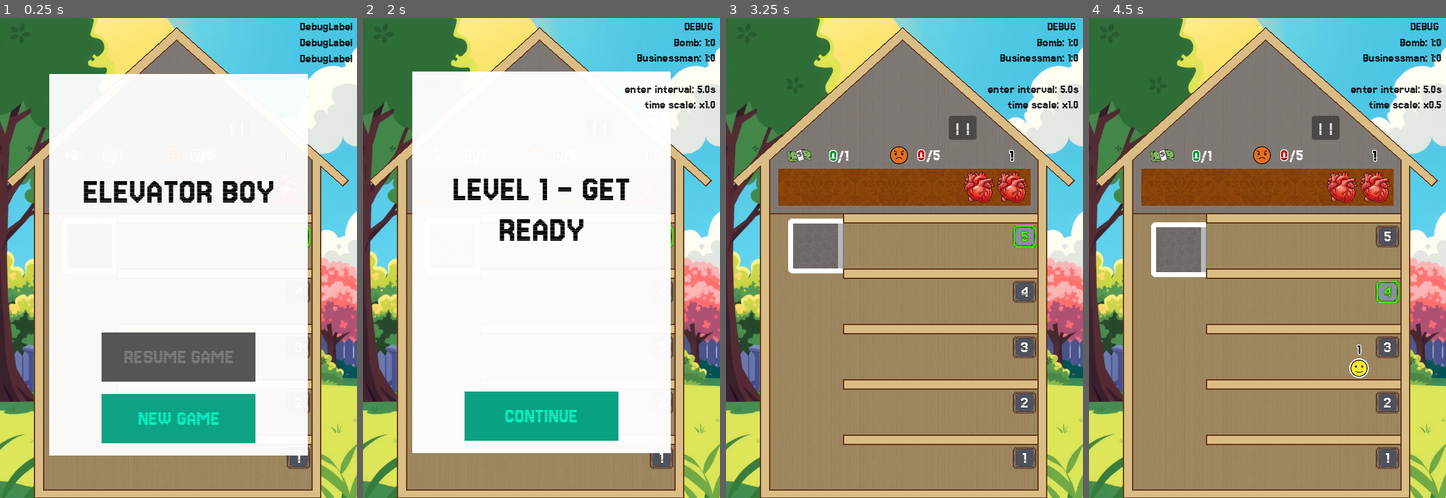
Above: before the commit, frames 1-4 (left to right).
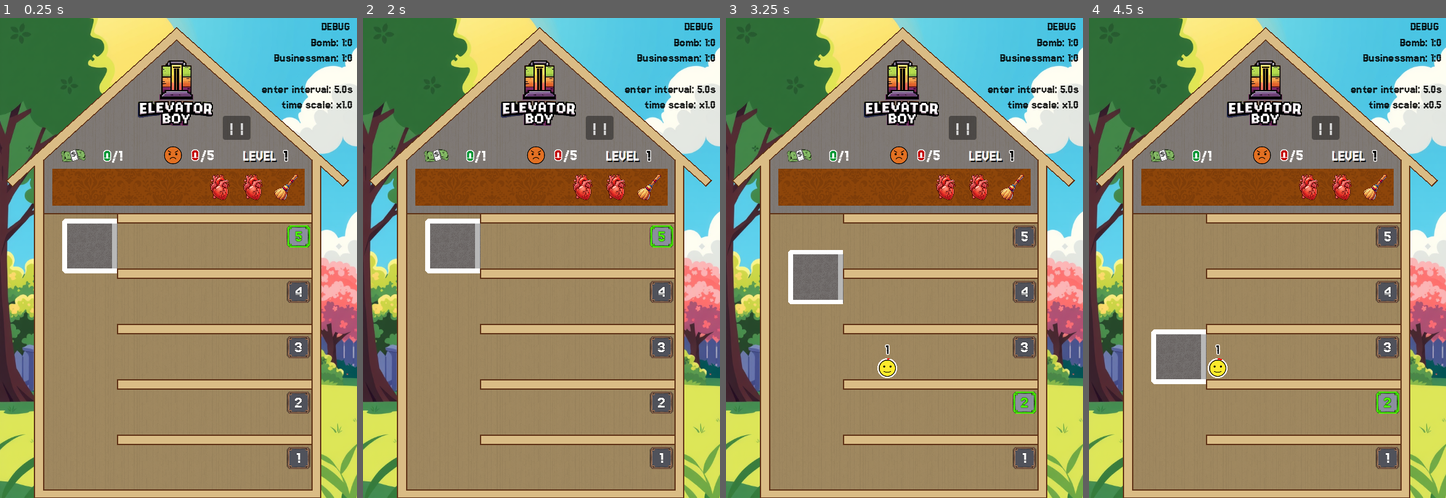
Above: after the commit, the same moments.

Repository: gilad905/elevator-boy
Game: Godot game, scene res://scenes/main.tscn
Two runs of this game, one before a commit and one after it. Both use one fixed random seed, a clock stepped at 60 frames per second and the inputs below.
Inputs (mouse positions are in pixels of both pictures, inside the frame that each line leads up to):
- Up to frame 1 (0.25 s): no input
- Up to frame 2 (2 s): click (598, 128) at 0.5 s, where only the run after the commit has a clickable "| |"; click "NEW GAME" (after the commit: "CONTINUE") at 1.25 s
- Up to frame 3 (3.25 s): click (1011, 186) at 2.02 s; click (904, 411) at 2.75 s, where only the run before the commit has a clickable "CONTINUE"
- Up to frame 4 (4.5 s): move the mouse to (1342, 186) at 3.52 s; hold Up (elevator_move_up) 3.53-4.28 s; tap Space (door_toggle) at 3.6 s; click (1342, 186) at 3.67 s; move the mouse to (1374, 186) at 4.27 s; hold Down (elevator_move_down) from 4.28 s (still down); tap A (time_scale_decrease) at 4.35 s; click (1374, 186) at 4.42 s

The runs differ from the first frame. In frame 1, 57% of the frame differs, in the area x 13-99%, y 1-92%; in frame 2, 57%; in frame 3, 5.6%; in frame 4, 7.1%.

Commit message:
closet items as buttons

Diff:
--- a/scenes/items/item.tscn
+++ b/scenes/items/item.tscn
@@ -1,14 +1,24 @@
-[gd_scene load_steps=2 format=3 uid="uid://blg36gj8xe4kv"]
+[gd_scene load_steps=4 format=3 uid="uid://blg36gj8xe4kv"]
 
-[ext_resource type="Script" path="res://scripts/item/class_item.gd" id="2_f7fs6"]
+[ext_resource type="Script" uid="uid://btub38tbxjety" path="res://scripts/item/class_item.gd" id="2_f7fs6"]
 
-[node name="Item" type="TextureRect"]
+[sub_resource type="StyleBoxEmpty" id="StyleBoxEmpty_xhhhv"]
+
+[sub_resource type="StyleBoxEmpty" id="StyleBoxEmpty_jgeia"]
+
+[node name="Item" type="Button"]
 custom_minimum_size = Vector2(50, 50)
-offset_right = 20.0
-offset_bottom = 20.0
+offset_right = 84.0
+offset_bottom = 82.0
 size_flags_horizontal = 8
 size_flags_vertical = 4
-expand_mode = 1
+theme_override_colors/icon_disabled_color = Color(1, 1, 1, 1)
+theme_override_styles/focus = SubResource("StyleBoxEmpty_xhhhv")
+theme_override_styles/hover = SubResource("StyleBoxEmpty_jgeia")
+flat = true
+icon_alignment = 1
+expand_icon = true
 script = ExtResource("2_f7fs6")
 
 [connection signal="gui_input" from="." to="." method="_on_gui_input"]
+[connection signal="pressed" from="." to="." method="_on_pressed"]
--- a/scenes/items/item_broom.tscn
+++ b/scenes/items/item_broom.tscn
@@ -2,10 +2,8 @@
 
 [ext_resource type="PackedScene" uid="uid://blg36gj8xe4kv" path="res://scenes/items/item.tscn" id="1_1n448"]
 [ext_resource type="Texture2D" uid="uid://dk6lsa82xad4a" path="res://assets/images/items/broom.png" id="2_06xwr"]
-[ext_resource type="Script" path="res://scripts/item/item_broom.gd" id="3_8bwf3"]
+[ext_resource type="Script" uid="uid://duwnrcq3o2d3m" path="res://scripts/item/item_broom.gd" id="3_8bwf3"]
 
 [node name="Item" instance=ExtResource("1_1n448")]
-offset_right = 84.0
-offset_bottom = 82.0
-texture = ExtResource("2_06xwr")
+icon = ExtResource("2_06xwr")
 script = ExtResource("3_8bwf3")
--- a/scenes/items/item_life.tscn
+++ b/scenes/items/item_life.tscn
@@ -1,11 +1,10 @@
 [gd_scene load_steps=4 format=3 uid="uid://ct8epc8jjcsl1"]
 
 [ext_resource type="PackedScene" uid="uid://blg36gj8xe4kv" path="res://scenes/items/item.tscn" id="1_gy3bb"]
-[ext_resource type="Script" path="res://scripts/item/item_life.gd" id="2_0apcs"]
-[ext_resource type="Texture2D" uid="uid://7onjqqtqr81h" path="res://assets/images/items/heart.png" id="2_opyvf"]
+[ext_resource type="Script" uid="uid://bk0paac4x3es4" path="res://scripts/item/item_life.gd" id="2_0apcs"]
+[ext_resource type="Texture2D" uid="uid://bkd36qamy4dpf" path="res://assets/images/items/heart.png" id="2_opyvf"]
 
 [node name="Item" instance=ExtResource("1_gy3bb")]
-offset_right = 84.0
-offset_bottom = 82.0
-texture = ExtResource("2_opyvf")
+disabled = true
+icon = ExtResource("2_opyvf")
 script = ExtResource("2_0apcs")
--- a/scenes/main.tscn
+++ b/scenes/main.tscn
@@ -11,10 +11,10 @@
 [ext_resource type="PackedScene" uid="uid://cx6ocur83tfii" path="res://scenes/framed_polygon.tscn" id="7_ccv1v"]
 [ext_resource type="Script" uid="uid://djcn6qh6kcs3h" path="res://scripts/elevator/door.gd" id="9_gfnck"]
 [ext_resource type="Script" uid="uid://cmhipkvsjl85i" path="res://scripts/hud.gd" id="9_oiqtx"]
-[ext_resource type="Texture2D" uid="uid://c1y8lpl8nnl3a" path="res://assets/images/dollars.png" id="10_sj0jc"]
-[ext_resource type="Texture2D" uid="uid://s3d8mxmwaxio" path="res://assets/level.png" id="11_pd4if"]
+[ext_resource type="Texture2D" path="res://assets/images/dollars.png" id="10_sj0jc"]
+[ext_resource type="Texture2D" uid="uid://cglb4avfyikfx" path="res://assets/images/level.png" id="11_pd4if"]
 [ext_resource type="Script" uid="uid://b7y14nw2w38bu" path="res://scripts/closet.gd" id="13_ee0je"]
-[ext_resource type="Texture2D" uid="uid://caok8ux6br8x1" path="res://assets/logo.png" id="13_j173s"]
+[ext_resource type="Texture2D" uid="uid://dh2v6osh6msqe" path="res://assets/images/logo.png" id="13_j173s"]
 [ext_resource type="Theme" uid="uid://b5g3ibj2wp6sw" path="res://resources/hud_theme.tres" id="13_mf7yv"]
 [ext_resource type="Texture2D" uid="uid://d3nwxoaqa8m7h" path="res://assets/images/emojis/angry_3.png" id="14_3f3du"]
 [ext_resource type="PackedScene" uid="uid://dvwnl8ut4fgso" path="res://scenes/debug_label.tscn" id="14_p4ui5"]
--- a/scripts/globals/settings.gd
+++ b/scripts/globals/settings.gd
@@ -41,6 +41,7 @@
 	welcome = "ELEVATOR BOY",
 	game_over = "GAME OVER",
 	used_life = "YOU USED ONE LIFE.\nRETRY LEVEL.",
+	paused = "PAUSED",
 }
 
 const npc_spacing: int = 7
--- a/scripts/globals/state.gd
+++ b/scripts/globals/state.gd
@@ -5,7 +5,7 @@
 static var _default = {
 	current_level = 1,
 	# current_level = 5 if Settings.is_dev else 1,
-	closet = [Item.Type.Life, Item.Type.Life],
+	closet = [Item.Type.Life, Item.Type.Life, Item.Type.Broom],
 }
 
 static var current_level: int = _default.current_level
--- a/scripts/item/class_item.gd
+++ b/scripts/item/class_item.gd
@@ -1,4 +1,4 @@
-class_name Item extends TextureRect
+class_name Item extends Button
 
 enum Type {Life, Broom}
 const scene_path = "res://scenes/items/item_%s.tscn"
@@ -6,7 +6,7 @@
 
 var type: Type
 
-static func create(_type: Type) -> TextureRect:
+static func create(_type: Type) -> Button:
 	var item = scenes[_type].instantiate()
 	item.type = _type
 	return item
@@ -17,10 +17,5 @@
 func remove() -> void:
 	Nodes.Closet.remove_item(self)
 
-func _on_click() -> void:
-	pass
-
-func _on_gui_input(event: InputEvent) -> void:
-	if event is InputEventMouseButton:
-		if event.button_index == MOUSE_BUTTON_LEFT and event.pressed:
-			_on_click()
+func _on_pressed() -> void:
+	pass # Replace with function body.
--- a/scripts/item/item_broom.gd
+++ b/scripts/item/item_broom.gd
@@ -1,9 +1,6 @@
 extends Item
 
-func _on_click() -> void:
-	activate()
-
-func activate() -> void:
+func _on_pressed() -> void:
 	var rooms = [Nodes.Elevator]
 	var floor_num = Nodes.Elevator.current_floor_num
 	if floor_num != Nodes.Elevator.MOVING:
--- a/scripts/main.gd
+++ b/scripts/main.gd
@@ -5,12 +5,14 @@
 var current_span: int = 1
 
 func _ready() -> void:
-	var choice = await $Modal.show_menu(Settings.modal_meta.welcome)
-	if choice == "new_game":
-		State.reset()
+	if not Settings.is_dev:
+		var choice = await $Modal.show_menu(Settings.modal_meta.welcome)
+		if choice == "new_game":
+			State.reset()
 	init_level()
 	$Debug.load_labels()
-	await $Modal.show_modal("LEVEL %d - GET READY" % State.current_level)
+	if not Settings.is_dev:
+		await $Modal.show_modal("LEVEL %d - GET READY" % State.current_level)
 	await get_tree().create_timer(1, false).timeout
 	start_level()
 
@@ -96,4 +98,4 @@
 func pause() -> void:
 	if $Modal.visible:
 		return
-	await $Modal.show_modal("PAUSED")
+	await $Modal.show_modal(Settings.modal_meta.paused)
--- a/scripts/npc/class_npc.gd
+++ b/scripts/npc/class_npc.gd
@@ -44,7 +44,7 @@
 		var callback = to_animate.set_frame.bind(i + 1)
 		patience_tween.tween_callback(callback).set_delay(delay)
 	await patience_tween.finished
-	patience_ended.emit(self)
+	patience_ended.emit(self )
 	to_animate.frame = 3
 	is_patience_ended = true
 
@@ -55,7 +55,7 @@
 func move_to(_position):
 	var duration = position.distance_to(_position) / Settings.npc_speed
 	movement_tween = create_tween()
-	movement_tween.tween_property(self, "position", _position, duration)
+	movement_tween.tween_property(self , "position", _position, duration)
 	await movement_tween.finished
 
 func is_moving() -> bool:
@@ -78,24 +78,21 @@
 
 func fade_out() -> Tween:
 	var tween = create_tween()
-	tween.tween_property(self, "modulate:a", 0, result_sec)
+	tween.tween_property(self , "modulate:a", 0, result_sec)
 	return tween
 
 func fall() -> Tween:
-	var params = {
-		"position:x" = _randi_range_signed(50, 300),
-		"rotation_degrees" = _randi_range_signed(50, 200),
-	}
 	var tween = create_tween()
 	tween.set_parallel()
-	tween.tween_property(self, "position:y", fall_y, result_sec).as_relative().set_trans(Tween.TRANS_BACK)
-	for key in params:
-		# print("%s %s" % [key, params[key]])
-		tween.tween_property(self, key, params[key], result_sec).as_relative()
+	tween.tween_property(self , "position:y", fall_y, result_sec).as_relative().set_trans(Tween.TRANS_BACK)
+	var _x = _randi_range_signed(50, 300)
+	var _rotation = _randi_range_signed(50, 200)
+	tween.tween_property(self , "position:x", _x, result_sec).as_relative()
+	tween.tween_property(self , "rotation_degrees", _rotation, result_sec).as_relative()
 	return tween
 
 func _remove_node() -> void:
-	get_parent().remove_child(self)
+	get_parent().remove_child(self )
 	self.queue_free()
 
 func _randi_range_signed(_min: int, _max: int) -> int:
Not shown: 1 places in scenes/floor.tscn that only renumber resources
Not shown: 1 places in scenes/npcs/businessman.tscn that only renumber resources
Not shown: 1 places in scenes/npcs/person.tscn that only renumber resources
